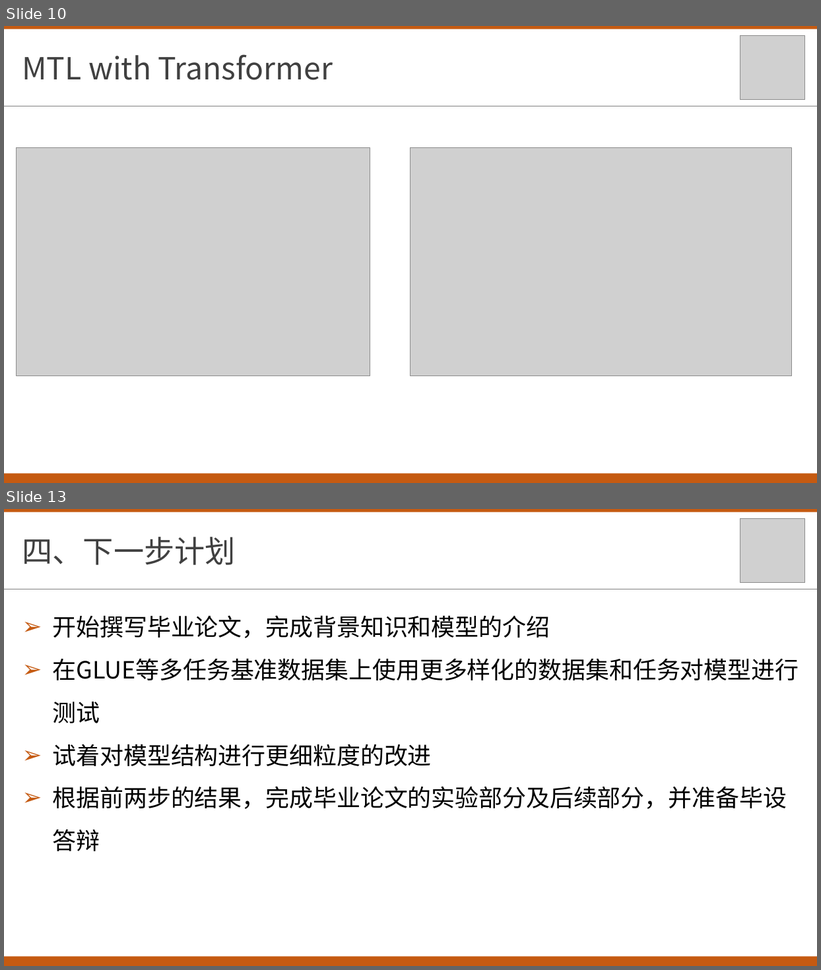
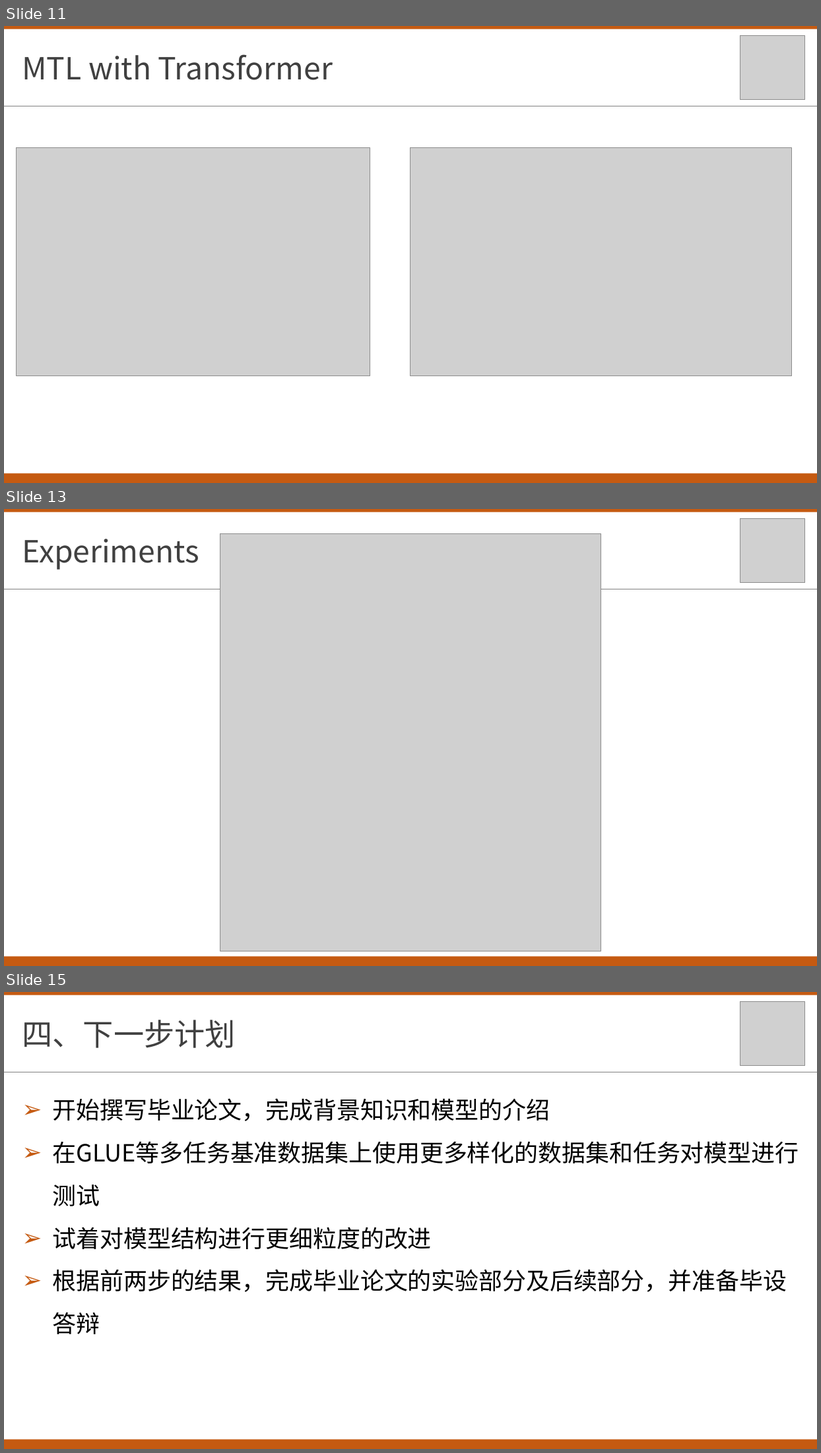
Before and after one commit to txsun1997/Bachelor-Thesis-XDU, a slide deck: materials/中期答辩.pptx. Shown one above the other, each under a label of ours: slides 10 and 13 before the commit, slides 11, 13 and 15 after it; the slides between them are not shown. The pictures are 821x970 and 821x1453 pixels, drawn with LibreOffice and Linux fonts; fonts in the diff are those of the drawing; grey boxes stand for pictures. Boxes give left, top, right and bottom in pixels: in the first picture for what was removed or moved away, otherwise in the second. Text is boxed around its words. In the diff, an @@ line names an element or a change of style, - is before the commit and + after.

```diff
--- a/materials/中期答辩.pptx
+++ b/materials/中期答辩.pptx
@@ slide 13 added at [4, 509, 817, 966], background #FFFFFF @@
@@ rectangle added at [4, 509, 817, 512], fill #C55A11 @@
@@ picture added at [741, 518, 805, 583] @@
@@ text added at [22, 539, 199, 570], 36 pt, text #404040 @@
+Experiments
@@ picture added at [220, 534, 601, 952] @@
@@ line added from (4, 589) to (817, 589), #808080 0.5 pt @@
@@ rectangle added at [4, 956, 817, 966], fill #C55A11 @@
@@ what was slide 10 is now slide 11 @@
@@ what was slide 13 is now slide 15 @@
```
Also in this commit, not shown: 3 slides changed, 1 other slide added, 6 other files.
